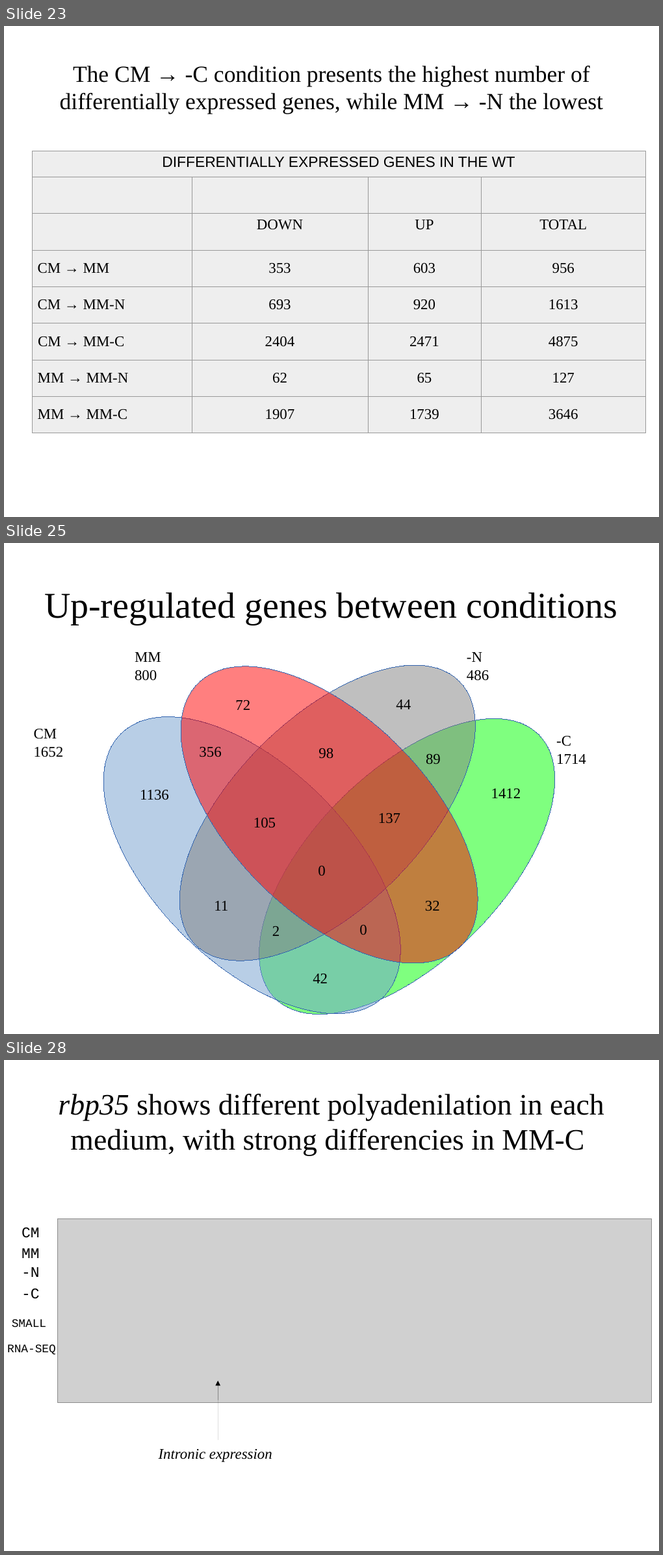
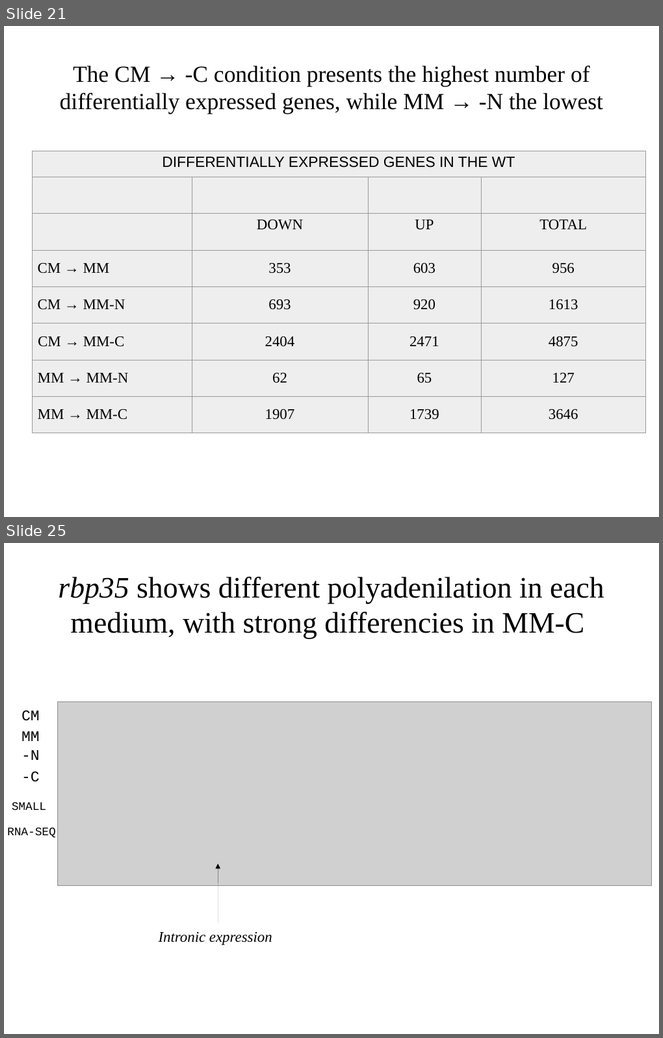
Before and after one commit to wilkinsonlab/m-oryzae-polya, a slide deck: doc/version_21/oryzae_presentation.odp. Shown one above the other, each under a label of ours: slides 23, 25 and 28 before the commit, slides 21 and 25 after it; the slides between them are not shown. The pictures are 663x1555 and 663x1038 pixels, drawn with LibreOffice and Linux fonts; fonts in the diff are those of the drawing; grey boxes stand for pictures. Boxes give left, top, right and bottom in pixels: in the first picture for what was removed or moved away, otherwise in the second. Text is boxed around its words. In the diff, an @@ line names an element or a change of style, - is before the commit and + after.

```diff
--- a/doc/version_21/oryzae_presentation.odp
+++ b/doc/version_21/oryzae_presentation.odp
@@ slide 25 removed at [4,543,659,1034], background #FFFFFF @@
@@ title removed at [44,592,618,625] @@
-Up-regulated genes between conditions
@@ ellipse removed at [129,615,530,1016] @@
@@ ellipse removed at [129,614,527,1012] @@
@@ text removed at [135,652,161,681] @@
-MM
-800
@@ text removed at [467,652,489,681] @@
--N
-486
@@ ellipse removed at [52,665,453,1034] @@
@@ ellipse removed at [208,668,606,1034] @@
@@ text removed at [235,700,250,710] @@
-72
@@ text removed at [396,700,411,709] @@
-44
@@ text removed at [34,729,64,757] @@
-CM
-1652
@@ text removed at [556,736,586,764] @@
--C
-1714
@@ text removed at [199,747,221,757] @@
-356
@@ text removed at [319,748,334,759] @@
-98
@@ text removed at [426,754,441,764] @@
-89
@@ text removed at [140,790,169,800] @@
-1136
@@ text removed at [492,789,521,798] @@
-1412
@@ text removed at [378,813,400,823] @@
-137
@@ text removed at [254,818,276,828] @@
-105
@@ text removed at [318,866,325,876] @@
-0
@@ text removed at [214,901,228,911] @@
-11
@@ text removed at [425,901,440,911] @@
-32
@@ text removed at [272,927,280,936] @@
-2
@@ text removed at [360,925,367,935] @@
-0
@@ text removed at [313,974,328,984] @@
-42
@@ what was slide 23 is now slide 21 @@
@@ what was slide 28 is now slide 25 @@
```
Also in this commit, not shown: 23 slides changed, 4 slides added, 8 other slides removed, 4 other files.
